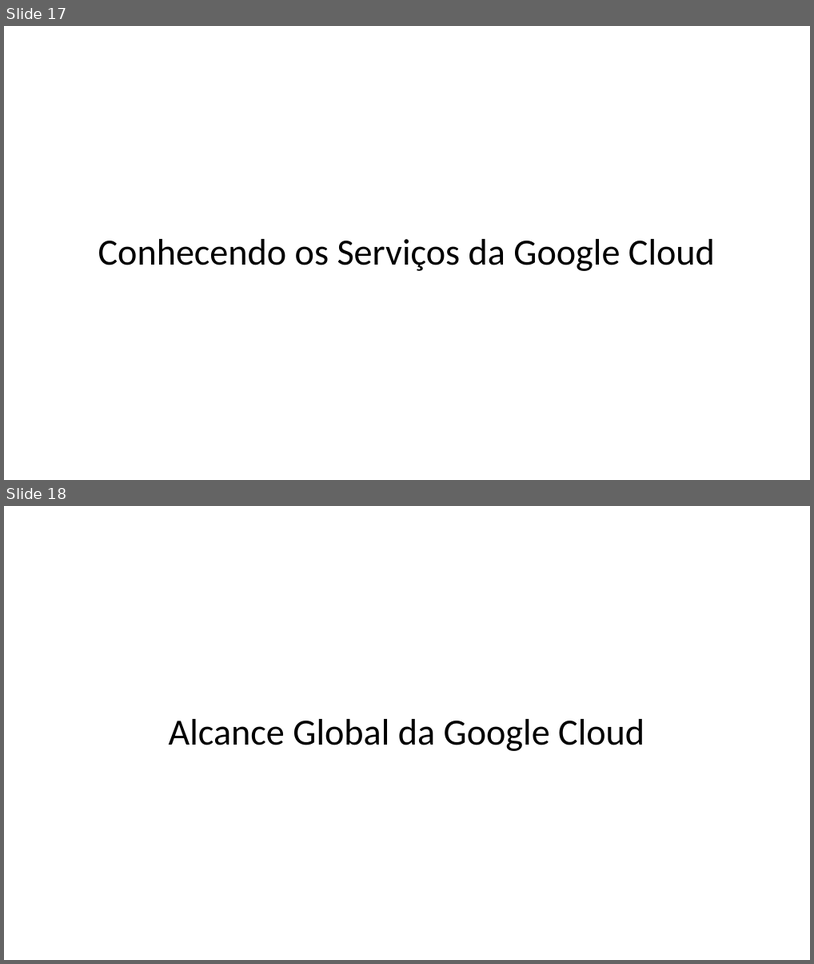
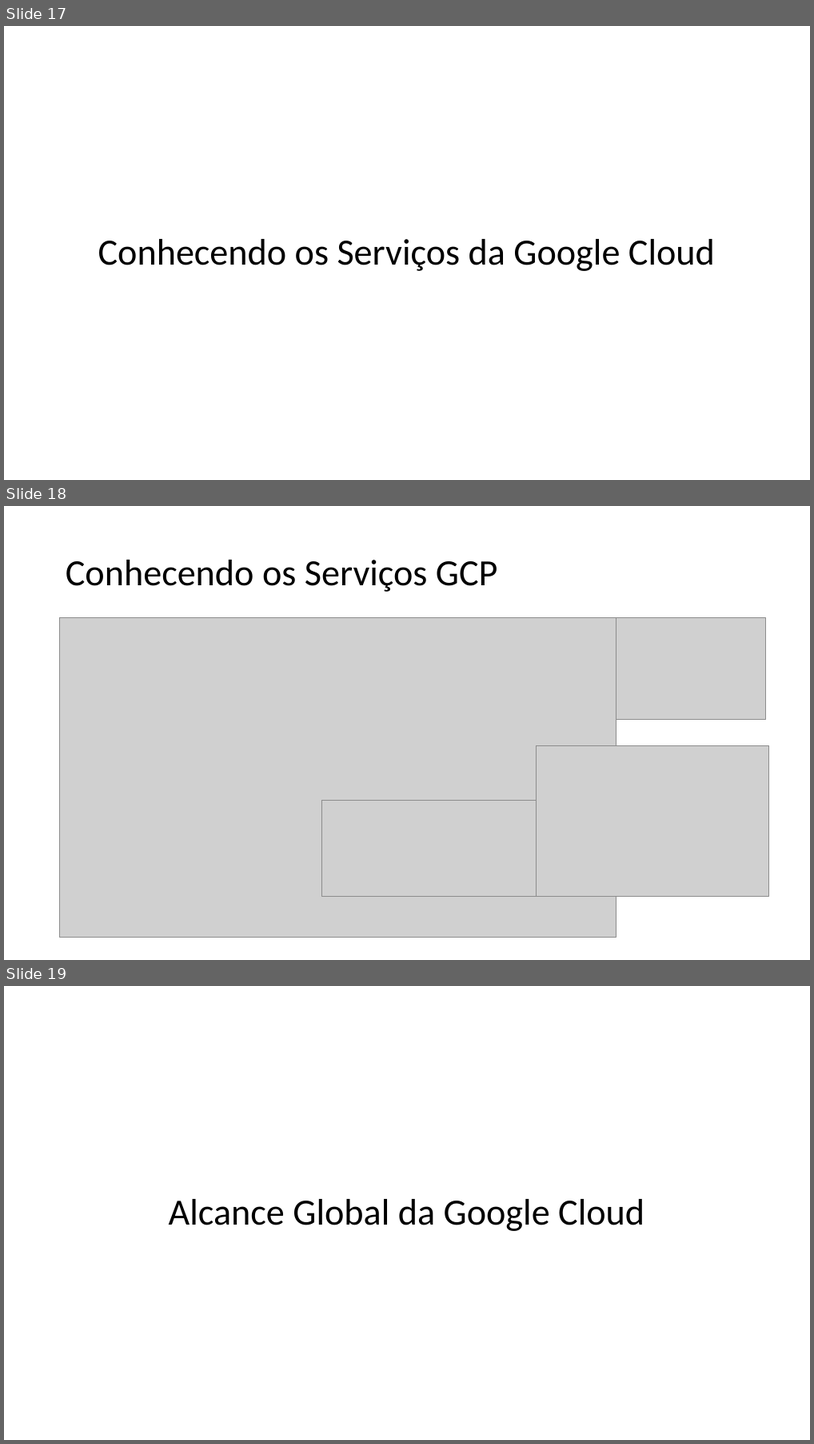
Before and after one commit to rogeriorrodrigues/GCPAulas, a slide deck: GCP_AULA.pptx. Shown one above the other, each under a label of ours: slides 17 and 18 before the commit, slides 17, 18 and 19 after it. The pictures are 814x964 and 814x1444 pixels, drawn with LibreOffice and Linux fonts; fonts in the diff are those of the drawing; grey boxes stand for pictures. Boxes give left, top, right and bottom in pixels: in the first picture for what was removed or moved away, otherwise in the second. Text is boxed around its words. In the diff, an @@ line names an element or a change of style, - is before the commit and + after.

```diff
--- a/GCP_AULA.pptx
+++ b/GCP_AULA.pptx
@@ slide 18 added at [4, 506, 810, 960], background #FFFFFF @@
@@ title added at [66, 560, 498, 592], 44 pt, text #000000 @@
+Conhecendo os Serviços GCP
@@ picture added at [60, 618, 617, 936] @@
@@ picture added at [616, 618, 766, 720] @@
@@ picture added at [536, 745, 770, 896] @@
@@ picture added at [322, 800, 551, 896] @@
@@ what was slide 18 is now slide 19 @@
```
Also in this commit, not shown: 5 other slides added.
